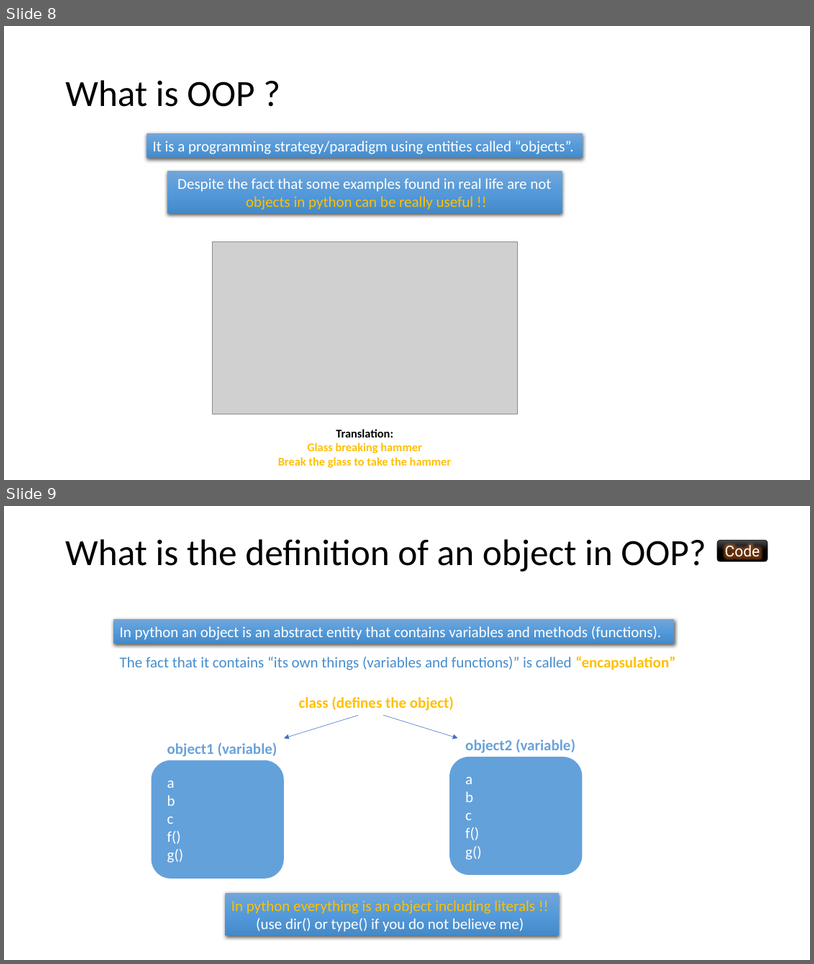
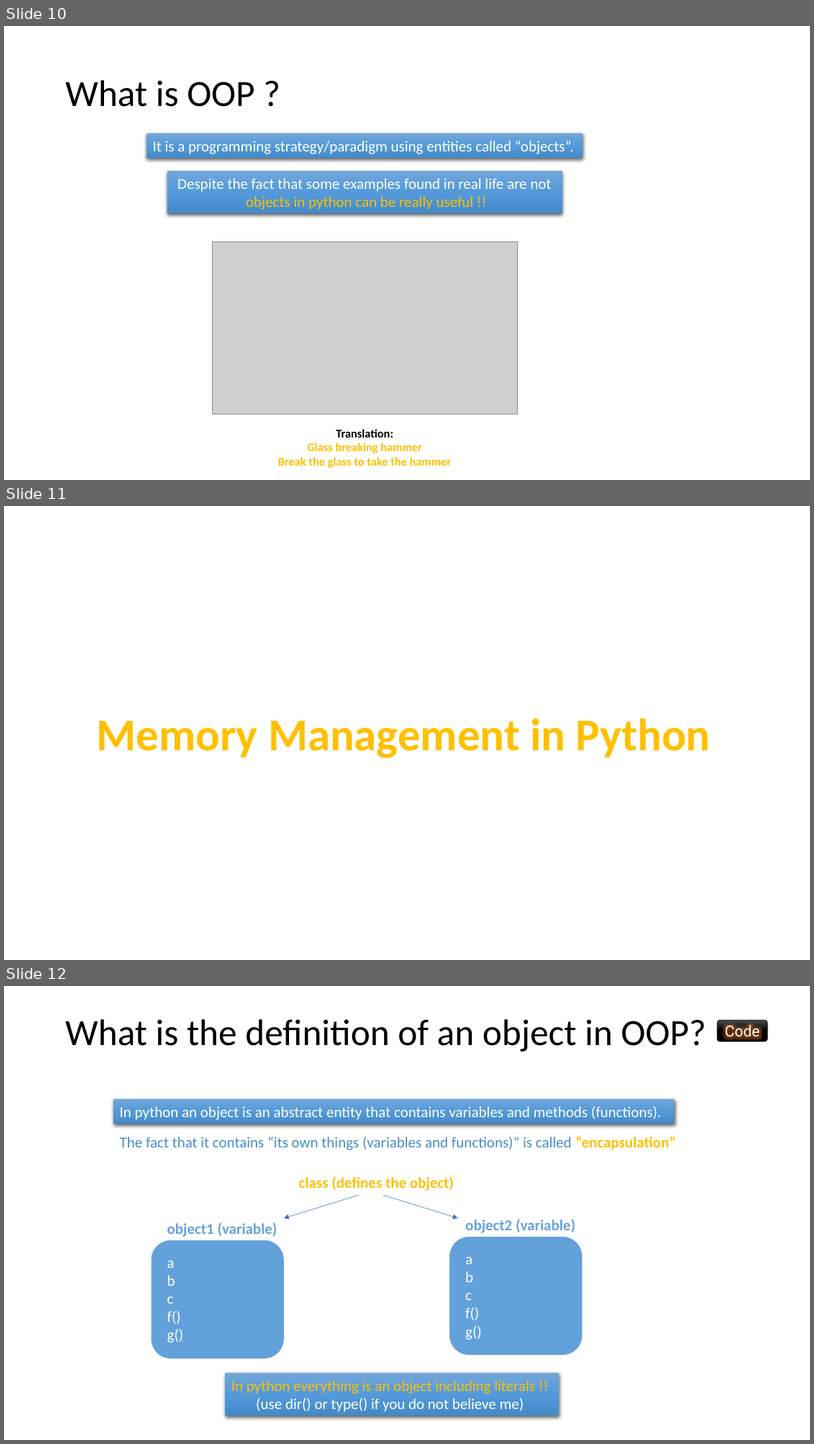
Before and after one commit to PierFF/OOP-INSA-Toulouse, a slide deck: OOP-Programming.pptx. Shown one above the other, each under a label of ours: slides 8 and 9 before the commit, slides 10, 11 and 12 after it. The pictures are 814x964 and 814x1444 pixels, drawn with LibreOffice and Linux fonts; fonts in the diff are those of the drawing; grey boxes stand for pictures. Boxes give left, top, right and bottom in pixels: in the first picture for what was removed or moved away, otherwise in the second. Text is boxed around its words. In the diff, an @@ line names an element or a change of style, - is before the commit and + after.

```diff
--- a/OOP-Programming.pptx
+++ b/OOP-Programming.pptx
@@ slide 11 added at (x1=4, y1=506, x2=810, y2=960), background #FFFFFF @@
@@ text added at (x1=97, y1=718, x2=711, y2=758), 54 pt, text #FFC000, bold @@
+Memory Management in Python
@@ what was slide 8 is now slide 10 @@
@@ what was slide 9 is now slide 12 @@
```
Also in this commit, not shown: 1 slide changed, 9 other slides added, 1 slide removed, 1 other file.
